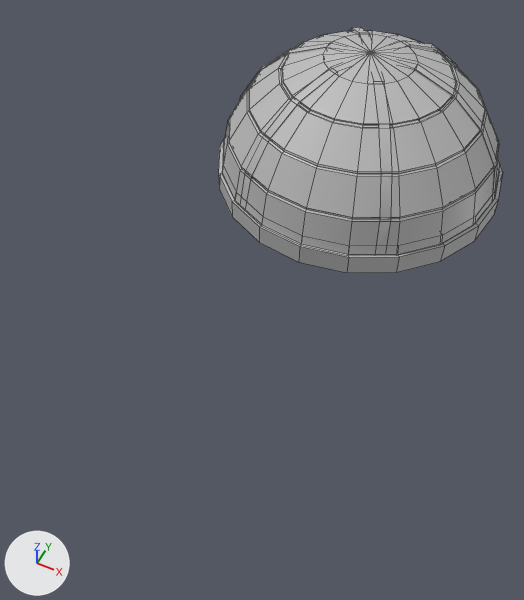
Renders of the FBX model GAM130Prototype/Assets/4 Play/Models/Basic_Scenary_Domes/Dome_Closed.fbx from each side of a commit.
The view is the same before and after, from a camera (50 mm lens) standing at (0.85, -2.73, 2.09) and looking at (-0.01, -1.02, -0.05). Arrows for +X, +Y and +Z are at lower left; the lights stay in place. Mesh edges are drawn as thin lines. Where no turn or scale is listed for an object, it has been applied to the vertices. Vertices at the same position are counted once.

Script lines for the objects in view, before the commit:
```python
me_mesh = bpy.data.meshes.new('Mesh')
me_mesh.from_pydata(...)  # 938 vertices, 846 faces; spans x -0.674..0.674, y -0.674..0.674, z -0.326..0.326
me_mesh.materials.append(mat_lambert1)  # grey #bcbcbc
ob_dome_small_closed = bpy.data.objects.new('Dome_Small_Closed', me_mesh)
ob_dome_small_closed.location = (0.0, 0.0, 0.186)
```
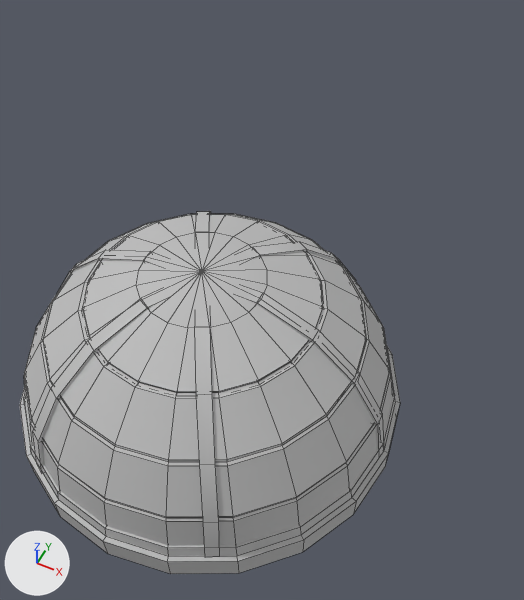
The edits, one by one:
me_mesh is used by ob_dome_small_closed; location (0.0, 0.0, 0.186).
me_mesh had 938 vertices, 846 faces and spanned x -0.674..0.674, y -0.674..0.674, z -0.326..0.326.
me_mesh now has 938 vertices, 846 faces and spans x -0.674..0.674, y -0.674..0.674, z -0.068..0.583.
me_mesh part 1: the loose piece of 442 vertices spanning x -0.651..0.651, y -0.661..0.641, z -0.237..0.326 is moved by (0.0, 0.01, 0.258).
me_mesh part 2: the loose piece of 200 vertices spanning x -0.674..0.674, y -0.674..0.674, z -0.326..-0.189 is moved by (0.0, 0.0, 0.258).
me_mesh part 3: the loose piece of 40 vertices spanning x -0.652..0.652, y -0.026..0.023, z -0.24..0.303 is moved by (0.0, -0.001, 0.258).
me_mesh part 4: 84 of the vertices in x -0.349..0.341, y -0.578..0.579, z -0.276..0.303 are moved by (0.0, -0.001, 0.258).
Object 'Dome_Small_Closed' (ob_dome_small_closed) moves from (0.0, 0.0, 0.186) to (0.0, -1.44, -0.072).

Location of each change, [x1, y1, x2, y2] in pixels of the pictures (524 x 600 px; the box of a moved part takes in the faces that stretch with it):
'Dome_Small_Closed', reshaped, moved (33% wider, 47% taller)
    before: [218, 27, 503, 273]
    after: [20, 211, 400, 574]
part 1 of me_mesh, moved or reshaped
    before: [222, 31, 499, 255]
    after: [24, 214, 393, 546]
part 2 of me_mesh, moved or reshaped
    before: [218, 138, 503, 273]
    after: [20, 344, 400, 574]
part 3 of me_mesh, moved or reshaped
    before: [240, 43, 498, 194]
    after: [57, 250, 384, 449]
part 4 of me_mesh, moved or reshaped
    before: [244, 27, 458, 255]
    after: [33, 211, 356, 557]
